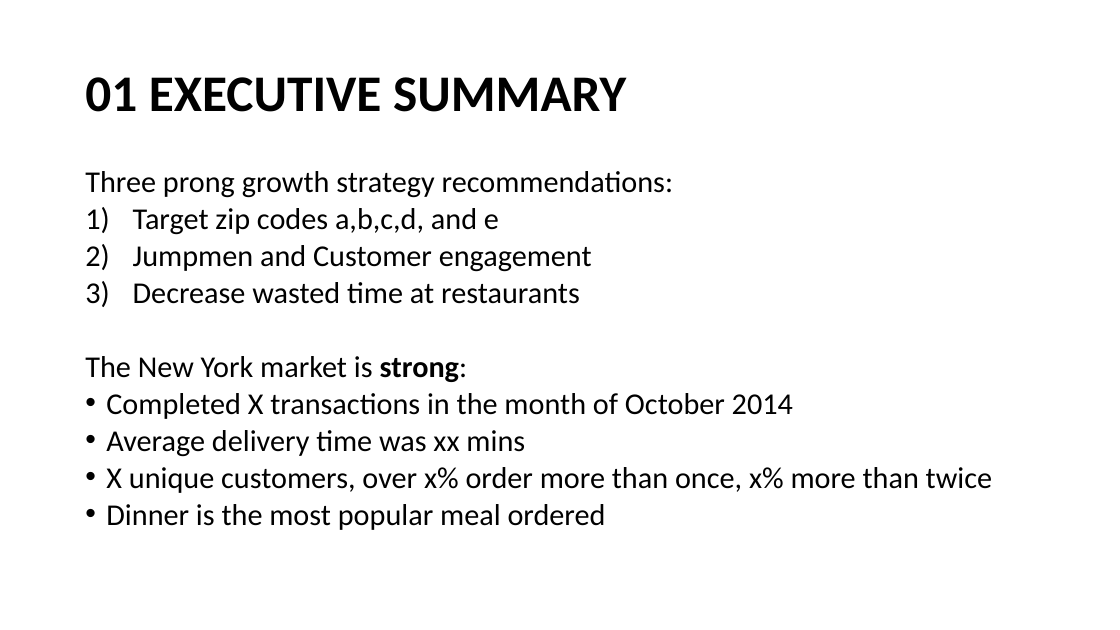
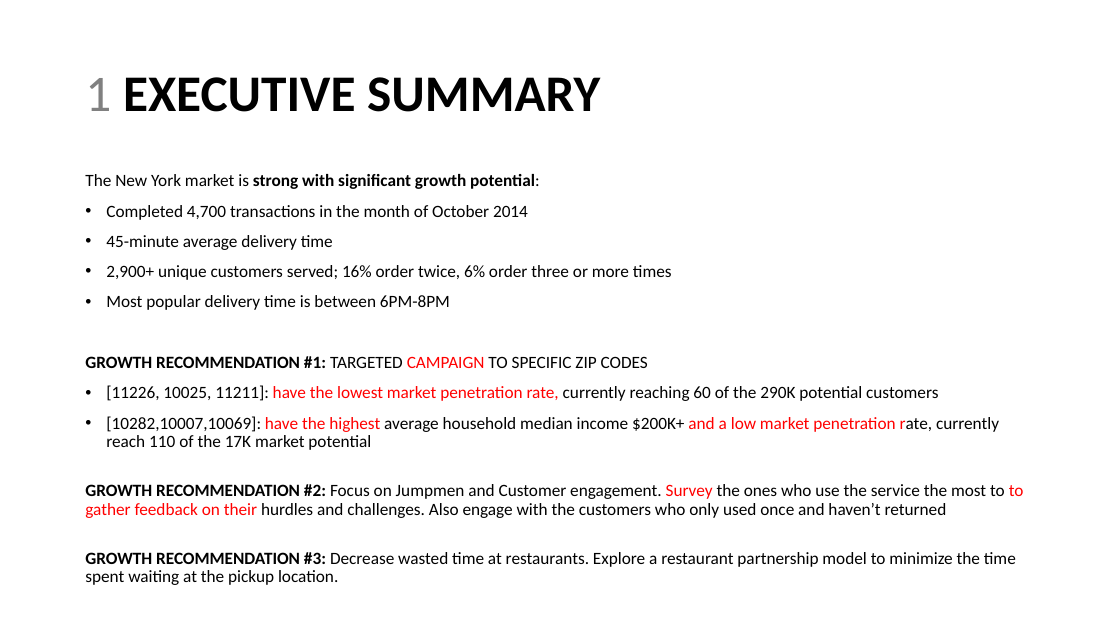
Before and after one commit to sstarkjr/PM_MarketAnalysis, a slide deck: slide 3 of Stephen_Stark_Analysis.pptx. Drawn at 1120x630 pixels with LibreOffice and Linux fonts; fonts in the diff are those of the drawing. Boxes give left, top, right and bottom in pixels: in the first picture for what was removed or moved away, otherwise in the second. Text is boxed around its words. In the diff, an @@ line names an element or a change of style, - is before the commit and + after.

```diff
--- a/Stephen_Stark_Analysis.pptx
+++ b/Stephen_Stark_Analysis.pptx
@@ title at [85, 77, 600, 112]: text changed @@
-01 EXECUTIVE SUMMARY
+1 EXECUTIVE SUMMARY
@@ text at [85, 174, 1024, 585]: text changed; size 25.9 to 14.8 pt @@
-Three prong growth strategy recommendations:
-1) Target zip codes a,b,c,d, and e
-2) Jumpmen and Customer engagement
-3) Decrease wasted time at restaurants
-The New York market is strong:
-• Completed X transactions in the month of October 2014
-• Average delivery time was xx mins
-• X unique customers, over x% order more than once, x% more than twice
-• Dinner is the most popular meal ordered
+The New York market is strong with significant growth potential:
+• Completed 4,700 transactions in the month of October 2014
+• 45-minute average delivery time
+• 2,900+ unique customers served; 16% order twice, 6% order three or more times
+• Most popular delivery time is between 6PM-8PM
+GROWTH RECOMMENDATION #1: TARGETED CAMPAIGN TO SPECIFIC ZIP CODES
+• [11226, 10025, 11211]: have the lowest market penetration rate, currently reaching 60 of the 290K potential customers
+• [10282,10007,10069]: have the highest average household median income $200K+ and a low market penetration rate, currently reach 110 of the 17K market potential
+GROWTH RECOMMENDATION #2: Focus on Jumpmen and Customer engagement. Survey the ones who use the service the most to to gather feedback on their hurdles and challenges. Also engage with the customers who only used once and haven’t returned
+GROWTH RECOMMENDATION #3: Decrease wasted time at restaurants. Explore a restaurant partnership model to minimize the time spent waiting at the pickup location.
```
Also in this commit, not shown: 12 other slides changed, 3 slides added, 3 slides removed, 8 other files.
